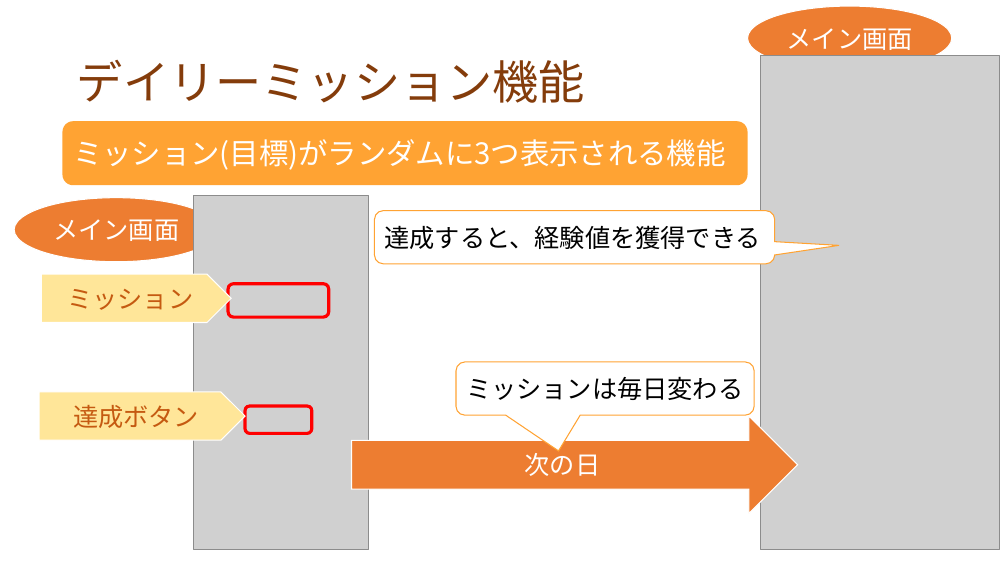
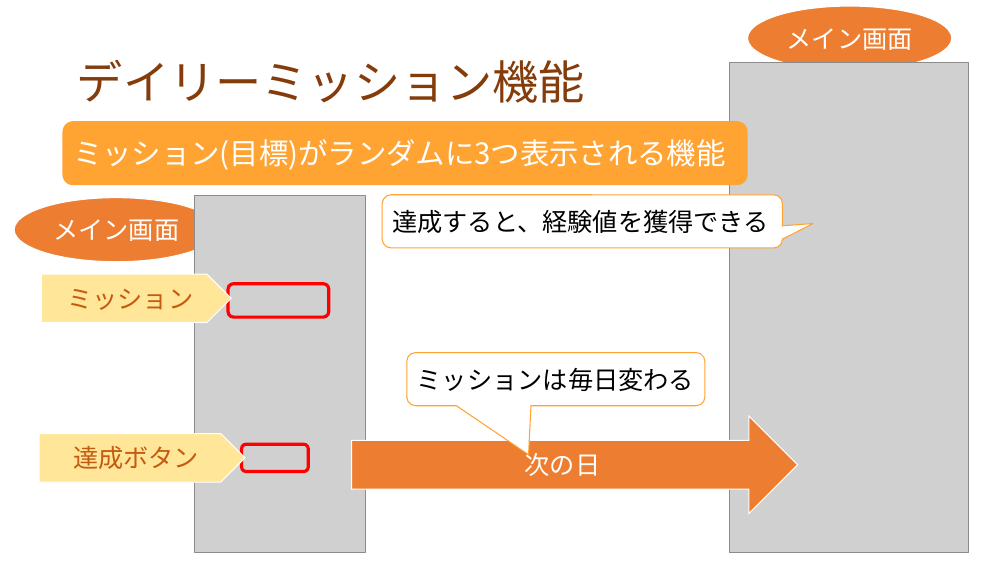
Before and after one commit to dojo2022/F-3, a slide deck: slide 11 of doc/プレゼン資料_F3_なかおっち.pptx. Drawn at 1008x567 pixels with LibreOffice and Linux fonts; fonts in the diff are those of the drawing; grey boxes stand for pictures. Boxes give left, top, right and bottom in pixels: in the first picture for what was removed or moved away, otherwise in the second. Text is boxed around its words. In the diff, an @@ line names an element or a change of style, - is before the commit and + after.

Commit message:
プレゼン資料　※スクショ差し替え
ミッション画面の表示崩れてます…
卵購入画面のスクショ後で差し替えます…！

```diff
--- a/doc/プレゼン資料_F3_なかおっち.pptx
+++ b/doc/プレゼン資料_F3_なかおっち.pptx
@@ picture: place and size @@
-picture at [761,55,1000,549]
+picture at [730,62,969,552]
@@ picture: place and size @@
-picture at [194,196,369,550]
+picture at [194,196,365,553]
@@ rounded speech box "達成すると、経験値を獲得できる": place and size @@
-rounded speech box "達成すると、経験値を獲得できる" at [374,211,774,264]
+rounded speech box "達成すると、経験値を獲得できる" at [383,195,783,248]
@@ rounded speech box "達成すると、経験値を獲得できる" at [383,195,783,248]: proportions changed @@
@@ rounded speech box "ミッションは毎日変わる" at [407,352,705,405]: proportions changed @@
@@ rounded speech box "ミッションは毎日変わる": place and size @@
-rounded speech box "ミッションは毎日変わる" at [456,362,754,415]
+rounded speech box "ミッションは毎日変わる" at [407,352,705,405]
@@ pentagon arrow "達成ボタン": place and size @@
-pentagon arrow "達成ボタン" at [39,392,245,440]
+pentagon arrow "達成ボタン" at [39,434,245,482]
@@ rounded rectangle: place and size @@
-rounded rectangle at [245,406,312,433]
+rounded rectangle at [242,445,309,472]
```
Also in this commit, not shown: 4 other slides changed.
